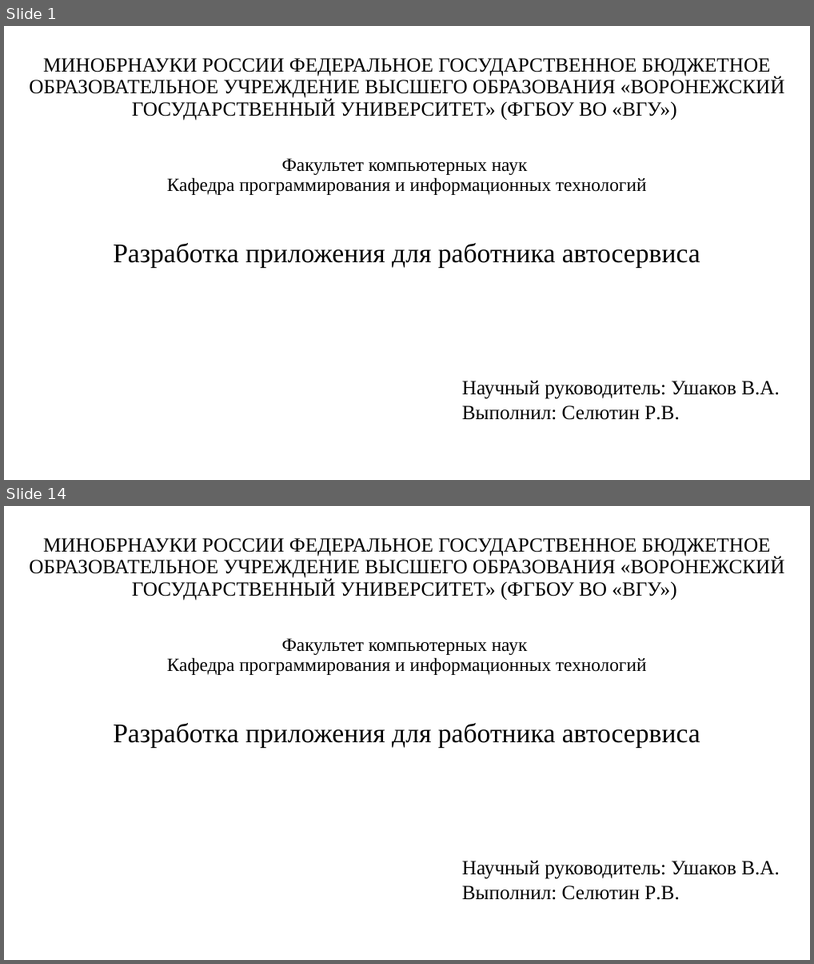
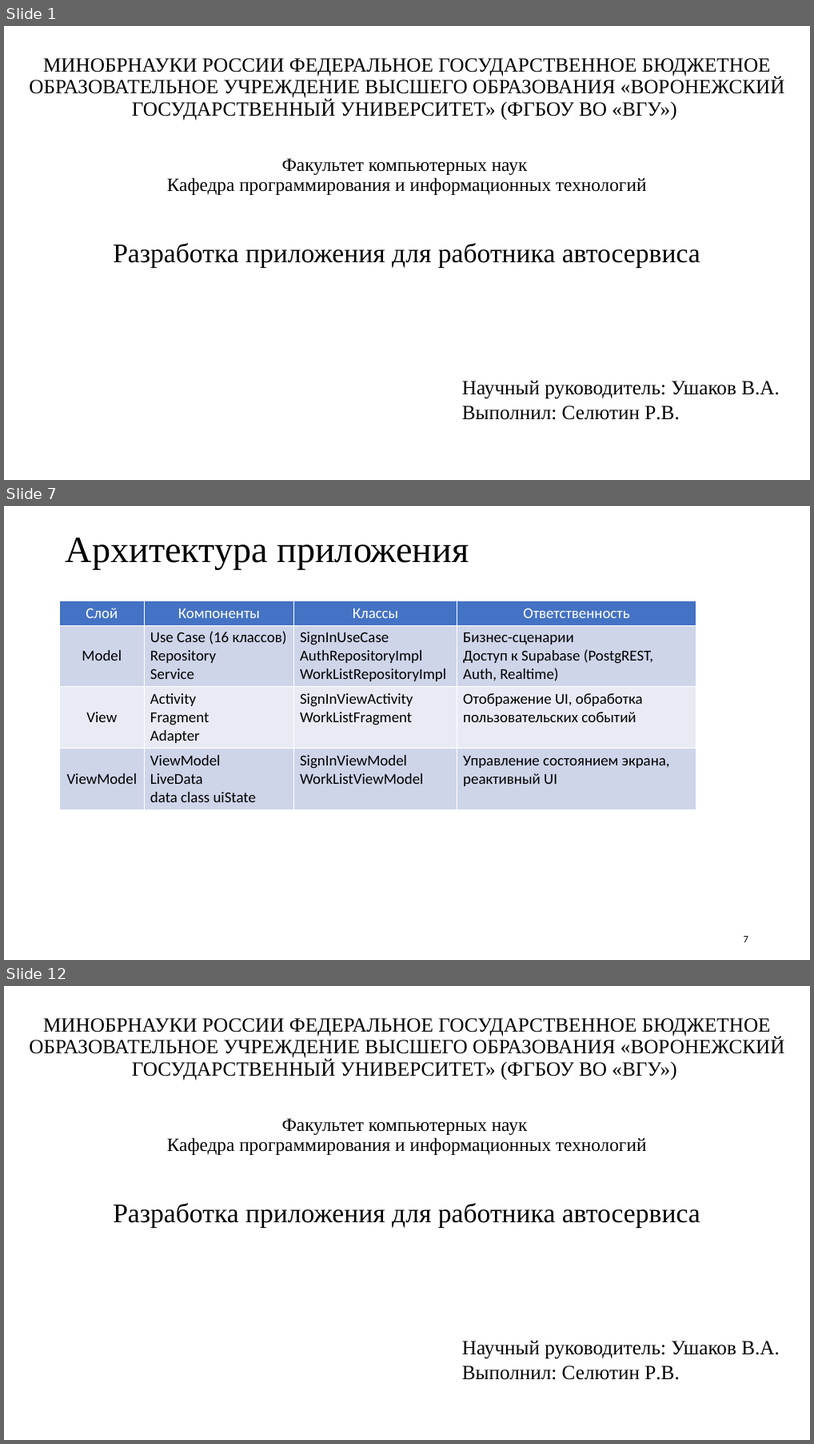
Before and after one commit to Hytakoe/ServiceWorkerApp, a slide deck: Селютин_Р_В_приложение_работника_автосервиса.pptx. Shown one above the other, each under a label of ours: slides 1 and 14 before the commit, slides 1, 7 and 12 after it; the slides between them are not shown. The pictures are 814x964 and 814x1444 pixels, drawn with LibreOffice and Linux fonts; fonts in the diff are those of the drawing. Boxes give left, top, right and bottom in pixels: in the first picture for what was removed or moved away, otherwise in the second. Text is boxed around its words. In the diff, an @@ line names an element or a change of style, - is before the commit and + after.

```diff
--- a/Селютин_Р_В_приложение_работника_автосервиса.pptx
+++ b/Селютин_Р_В_приложение_работника_автосервиса.pptx
@@ slide 7 added at [4,506,810,960], background #FFFFFF @@
@@ title added at [66,537,469,570], 44 pt, text #000000 @@
+Архитектура приложения
@@ table added at [60,601,696,807], 4 rows, 4 columns @@
+Слой | Компоненты | Классы | Ответственность
+Model | Use Case (16 классов) Repository Service | SignInUseCase AuthRepositoryImpl WorkListRepositoryImpl | Бизнес-сценарии / Доступ к Supabase (PostgREST, Auth, Realtime)
+View | Activity / Fragment / Adapter | SignInViewActivity WorkListFragment | Отображение UI, обработка пользовательских событий
+ViewModel | ViewModel / LiveData / data class uiState | SignInViewModel WorkListViewModel | Управление состоянием экрана, реактивный UI
@@ page number added at [744,936,749,942], 12 pt, text #000000 @@
+7
@@ what was slide 14 is now slide 12 @@
```
Also in this commit, not shown: 8 slides changed, 1 other slide added, 4 slides removed, 4 other files.
